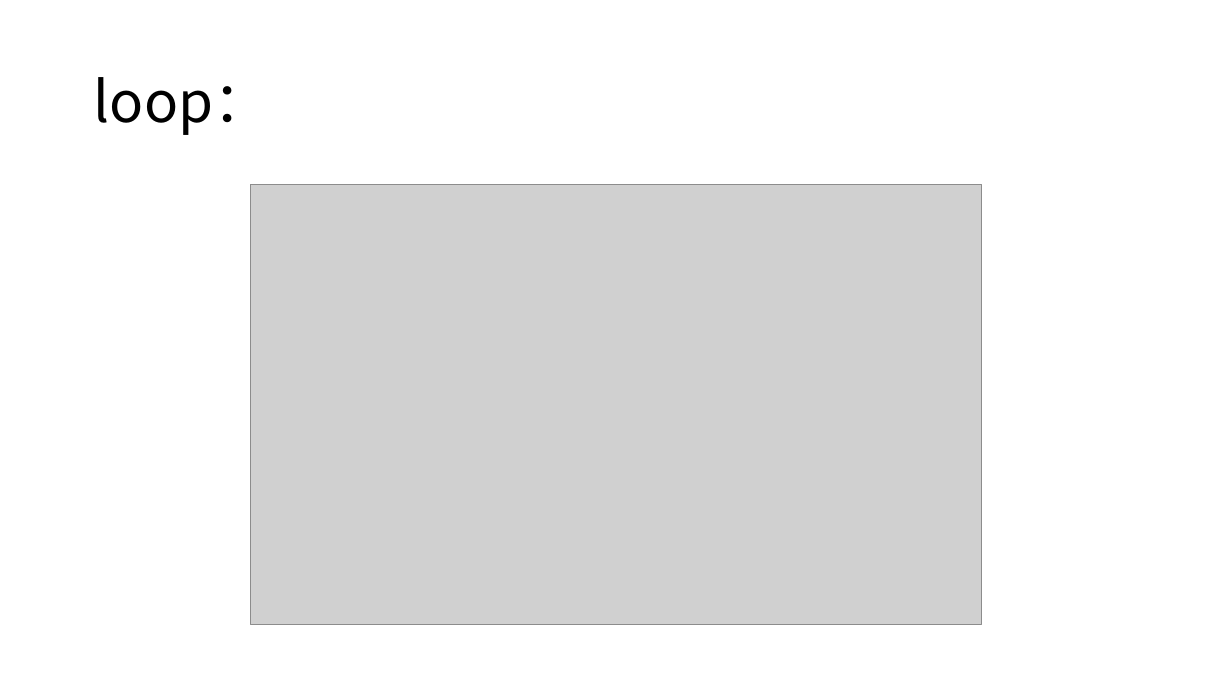
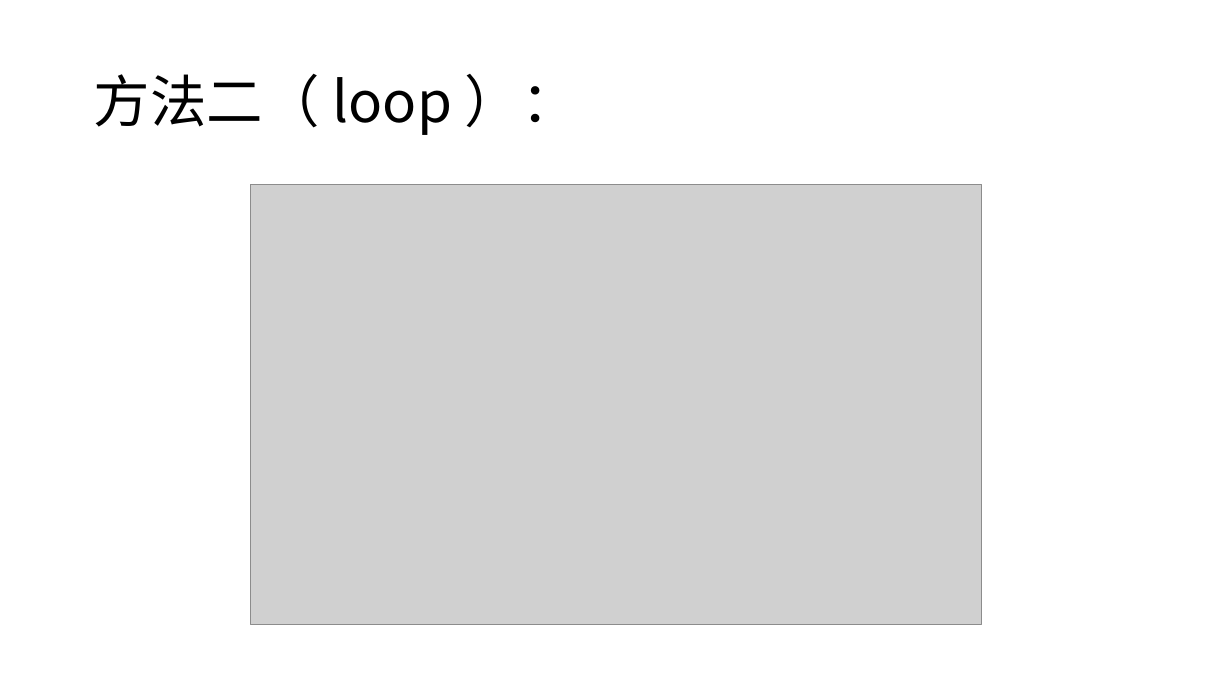
Before and after one commit to zh-rocco/lazy-evaluation, a slide deck: slide 19 of ppt/lazy-evaluation.pptx. Drawn at 1232x693 pixels with LibreOffice and Linux fonts; fonts in the diff are those of the drawing; grey boxes stand for pictures. Boxes give left, top, right and bottom in pixels: in the first picture for what was removed or moved away, otherwise in the second. Text is boxed around its words. In the diff, an @@ line names an element or a change of style, - is before the commit and + after.

```diff
--- a/ppt/lazy-evaluation.pptx
+++ b/ppt/lazy-evaluation.pptx
@@ title at [94,74,452,135]: text changed @@
-loop：
+方法二（ loop ）：
```
Also in this commit, not shown: 5 other slides changed, 5 other files.
